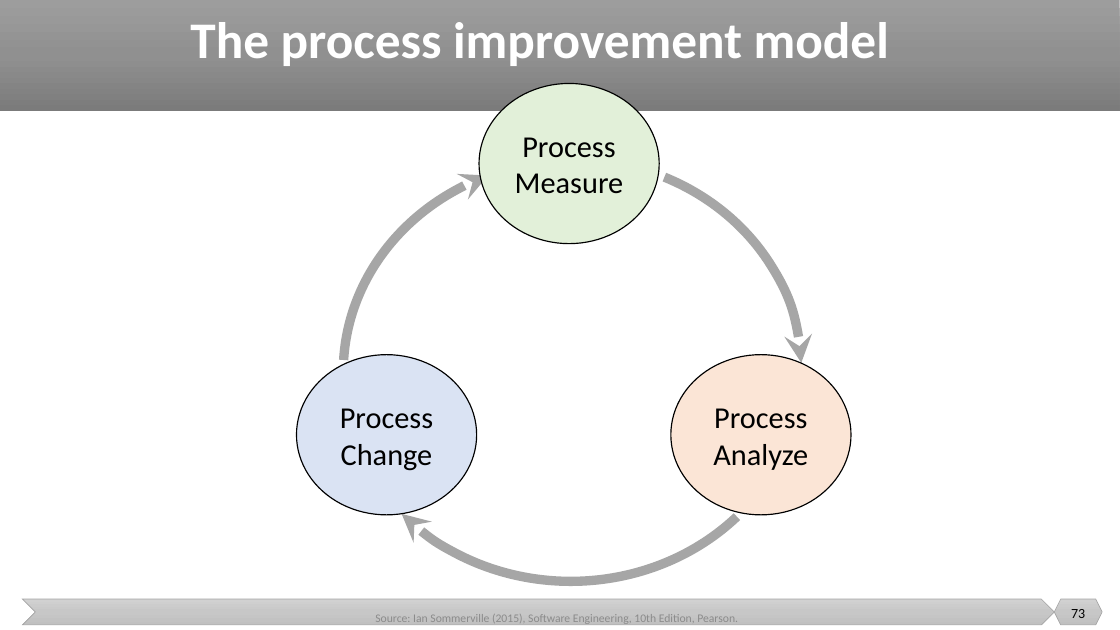
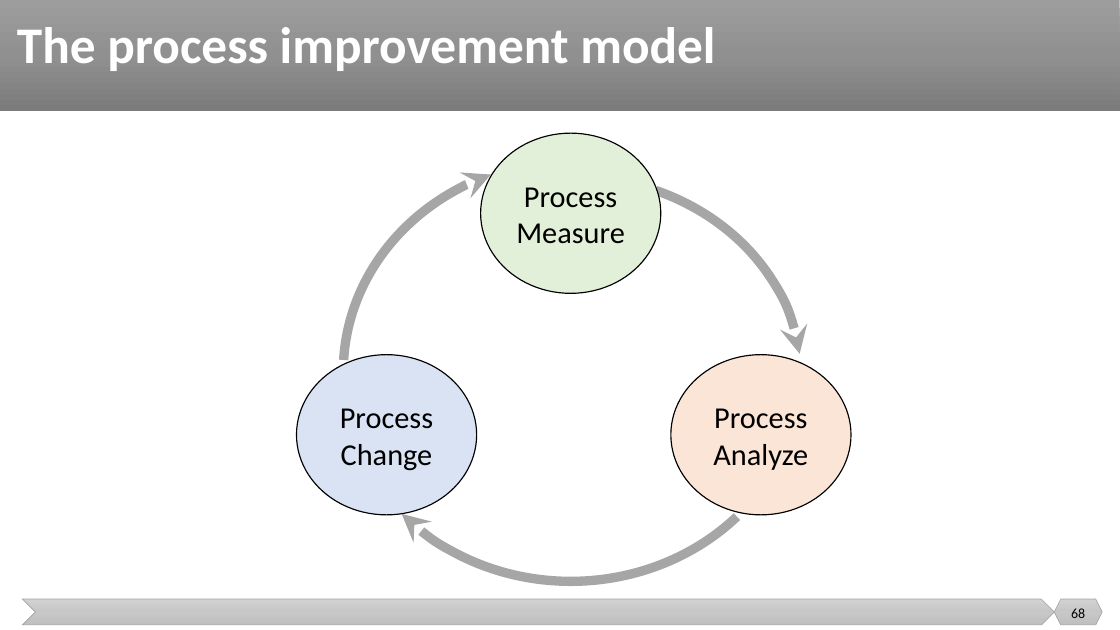
Before and after one commit to malenezi/malenezi, a slide deck: slide 68 of SE423/Lectures/2-Software Engineering/Software Engineering.pptx (slide 73 before the commit). Drawn at 1120x630 pixels with LibreOffice and Linux fonts; fonts in the diff are those of the drawing. Boxes give left, top, right and bottom in pixels: in the first picture for what was removed or moved away, otherwise in the second. Text is boxed around its words. In the diff, an @@ line names an element or a change of style, - is before the commit and + after.

```diff
--- a/SE423/Lectures/2-Software Engineering/Software Engineering.pptx
+++ b/SE423/Lectures/2-Software Engineering/Software Engineering.pptx
@@ title "The process improvement model": place and size @@
-title "The process improvement model" at [190, 22, 889, 66]
+title "The process improvement model" at [17, 27, 715, 71]
@@ ellipse "Process": place and size @@
-ellipse "Process" at [479, 83, 659, 244]
+ellipse "Process" at [481, 134, 660, 294]
@@ arc (boxed as its full ellipse) at [340, 176, 802, 581]: proportions changed @@
@@ arc (boxed as its full ellipse): place and size @@
-arc (boxed as its full ellipse) at [340, 159, 802, 581]
+arc (boxed as its full ellipse) at [340, 176, 802, 581]
@@ arc (boxed as its full ellipse) at [344, 160, 805, 583]: proportions changed @@
@@ text removed at [375, 614, 738, 626] @@
-Source: Ian Sommerville (2015), Software Engineering, 10th Edition, Pearson.
@@ page number at [1071, 608, 1085, 618]: text changed @@
-73
+68
```
Also in this commit, not shown: 29 other slides changed, 5 slides removed, 10 other files.
